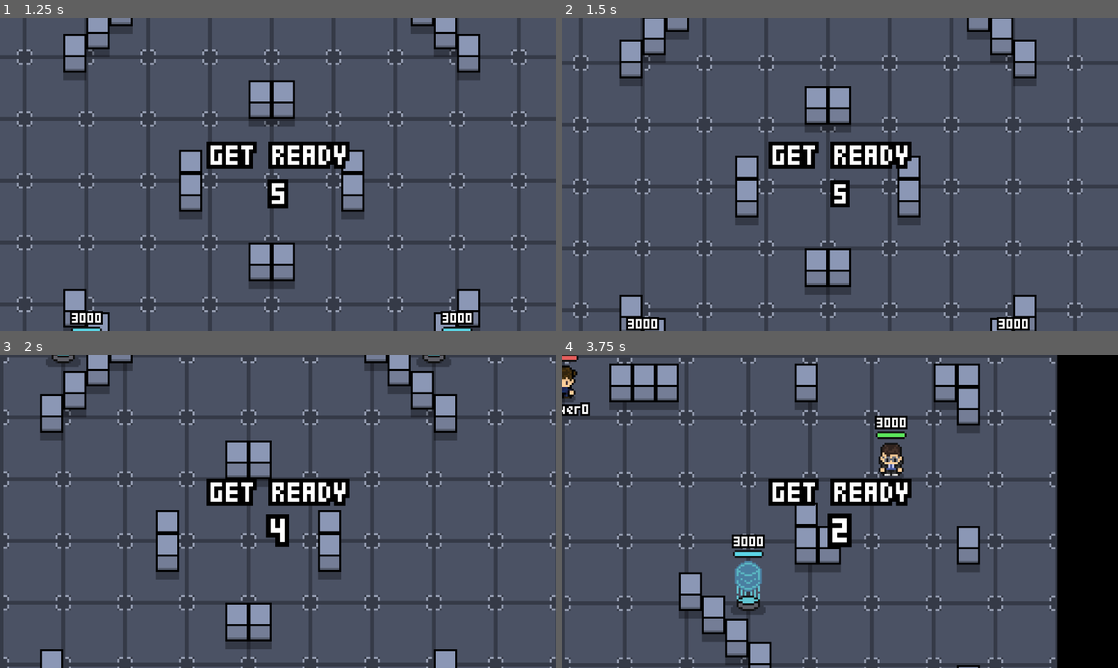
Above: before the commit, frames 1-4 (two rows, left to right).
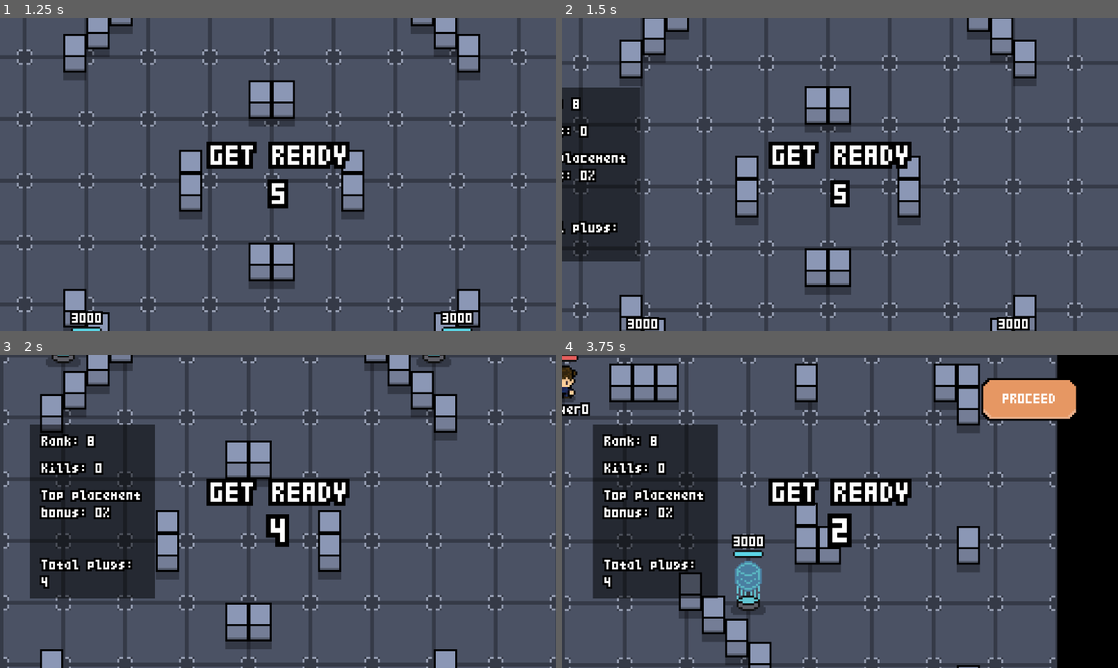
Above: after the commit, the same moments.

Repository: ppaluchowski64/SCI-Stars
Game: Godot game, scene res://scenes/lobby.tscn
The game is run twice, just before and just after one commit, with the same random seed, the same clock (stepped at 60 frames per second) and the same inputs.
Inputs (mouse positions are in pixels of both pictures, inside the frame that each line leads up to):
- Up to frame 1 (1.25 s): click "PLAY" at 0.5 s
- Up to frame 2 (1.5 s): tap Enter (ui_accept) at 1.25 s; move the mouse to (962, 158) at 1.27 s; hold D (right) from 1.28 s (still down); click (962, 158) at 1.35 s
- Up to frame 3 (2 s): keep holding D (right); tap Enter (ui_accept) at 1.52 s
- Up to frame 4 (3.75 s): release D (right) at 2 s; drag from (728, 527) to (812, 574) at 2.02 s; move the mouse to (895, 442) at 2.77 s; hold D (right) 2.78-3.5 s; click (895, 442) at 2.85 s; drag from (812, 574) to (673, 464) at 3.52 s

Frame 1 is identical in both runs. In frame 2, 7.8% of the frame differs, in the area x 0-15%, y 22-78%; in frame 3, 12%; in frame 4, 15%, in the area x 5-93%, y 7-78%.

Commit message:
Fix touchscreen input not working

Diff:
--- a/game/project.godot
+++ b/game/project.godot
@@ -65,6 +65,7 @@
 attack={
 "deadzone": 0.5,
 "events": [Object(InputEventMouseButton,"resource_local_to_scene":false,"resource_name":"","device":-1,"window_id":0,"a …(258 unchanged characters)…
+, Object(InputEventMouseButton,"resource_local_to_scene":false,"resource_name":"","device":0,"window_id":0,"alt_pressed":false,"shift_pressed":false,"ctrl_pressed":false,"meta_pressed":false,"button_mask":1,"position":Vector2(94, 20),"global_position":Vector2(103, 68),"factor":1.0,"button_index":1,"canceled":false,"pressed":true,"double_click":false,"script":null)
 ]
 }
 super_attack={
@@ -80,6 +81,7 @@
 debug_1={
 "deadzone": 0.5,
 "events": [Object(InputEventKey,"resource_local_to_scene":false,"resource_name":"","device":-1,"window_id":0,"alt_press …(189 unchanged characters)…
+, Object(InputEventMouseButton,"resource_local_to_scene":false,"resource_name":"","device":0,"window_id":0,"alt_pressed":false,"shift_pressed":false,"ctrl_pressed":false,"meta_pressed":false,"button_mask":1,"position":Vector2(197, 17),"global_position":Vector2(206, 65),"factor":1.0,"button_index":1,"canceled":false,"pressed":true,"double_click":false,"script":null)
 ]
 }
 debug_2={
